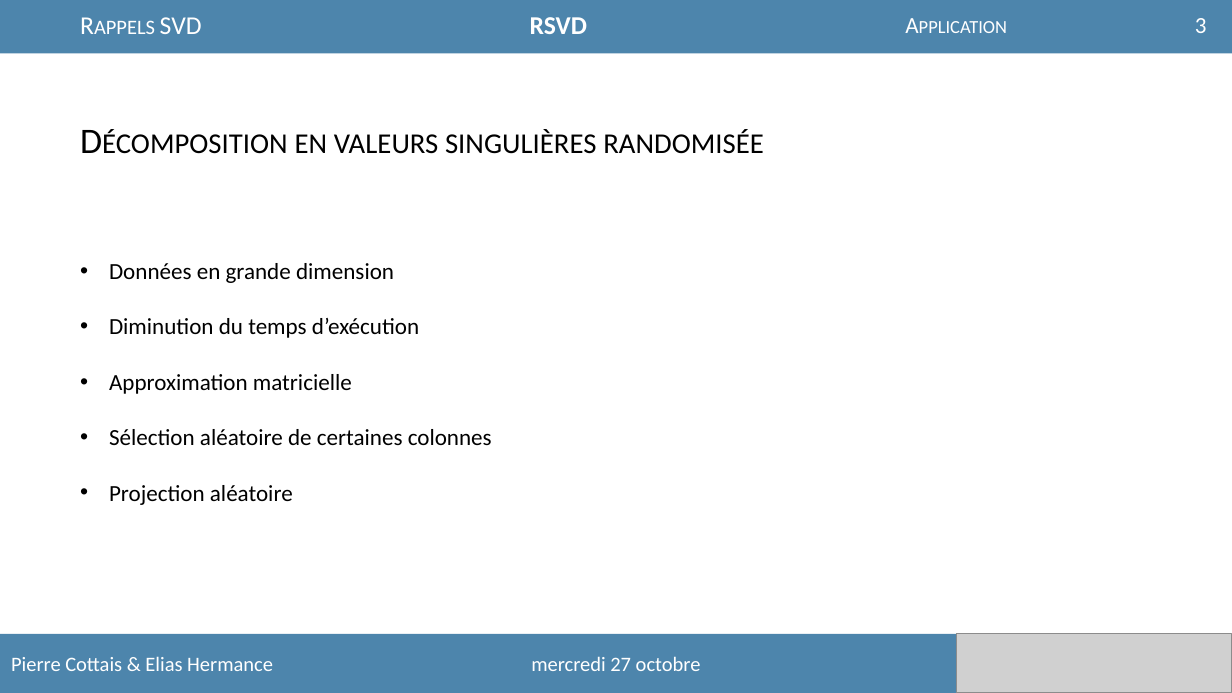
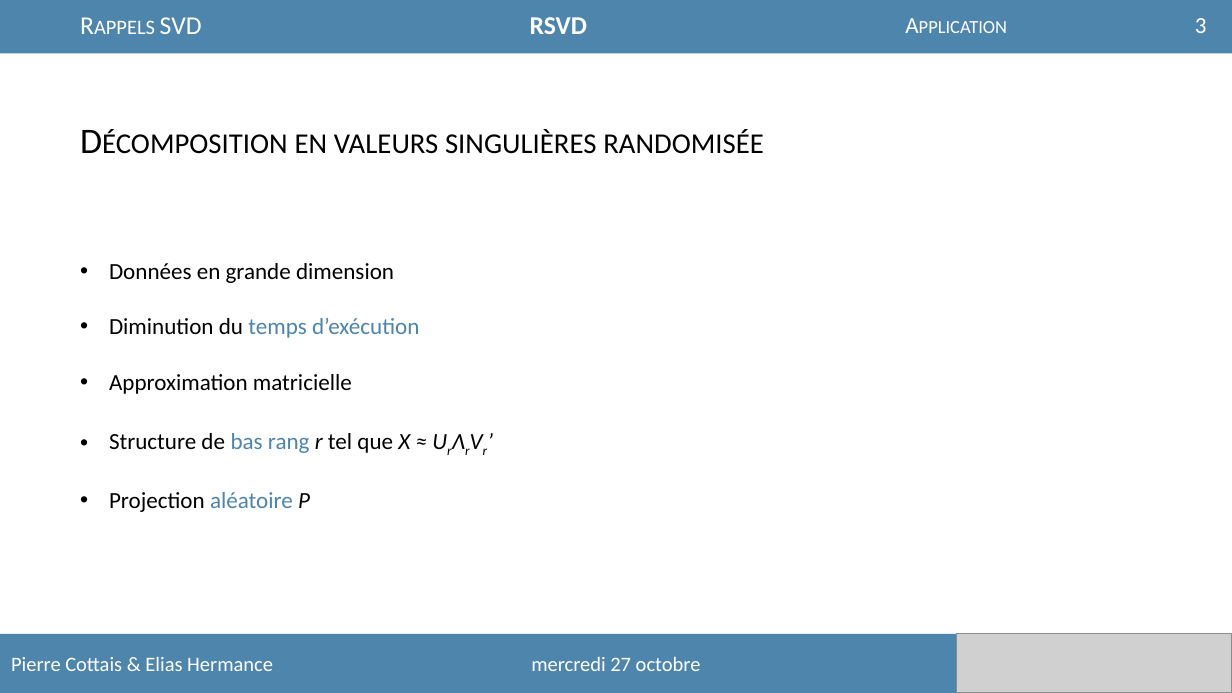
Before and after one commit to Easill/RSVD, a slide deck: slide 3 of presentation.pptx. Drawn at 1232x693 pixels with LibreOffice and Linux fonts; fonts in the diff are those of the drawing; grey boxes stand for pictures. Boxes give left, top, right and bottom in pixels: in the first picture for what was removed or moved away, otherwise in the second. Text is boxed around its words. In the diff, an @@ line names an element or a change of style, - is before the commit and + after.

```diff
--- a/presentation.pptx
+++ b/presentation.pptx
@@ text at box(109, 318, 419, 338): text colour #000000 to #4D85AC in "temps d’exécution" @@
@@ text at box(109, 433, 410, 512): text changed @@
-• Sélection aléatoire de certaines colonnes
-• Projection aléatoire
+• Structure de bas rang r tel que X ≈ UrΛrVr’
+• Projection aléatoire P
```
Also in this commit, not shown: 3 other slides changed, 1 slide added.
